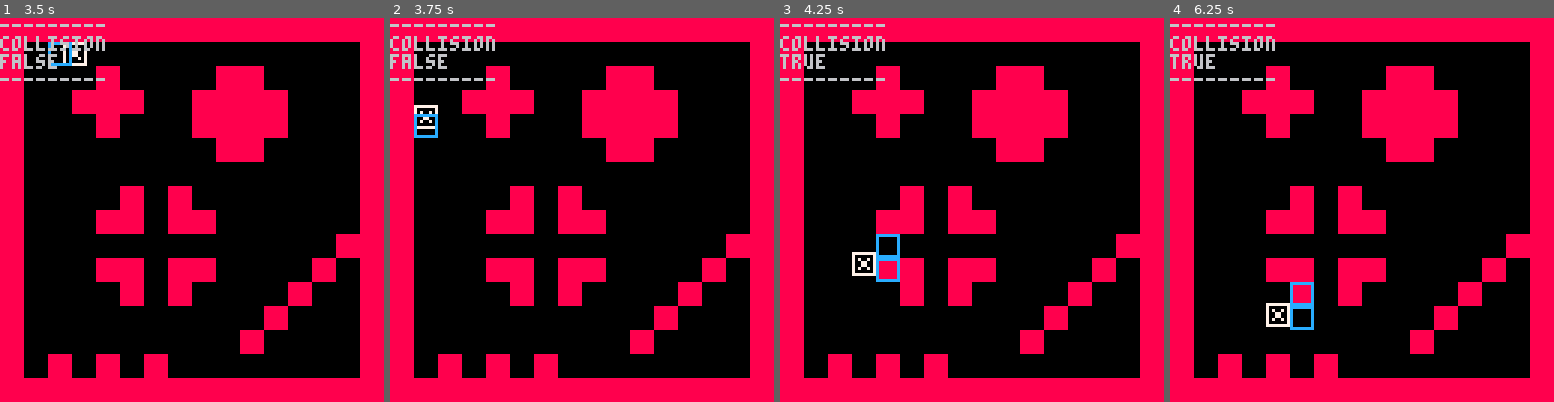
Above: before the commit, frames 1-4 (left to right).
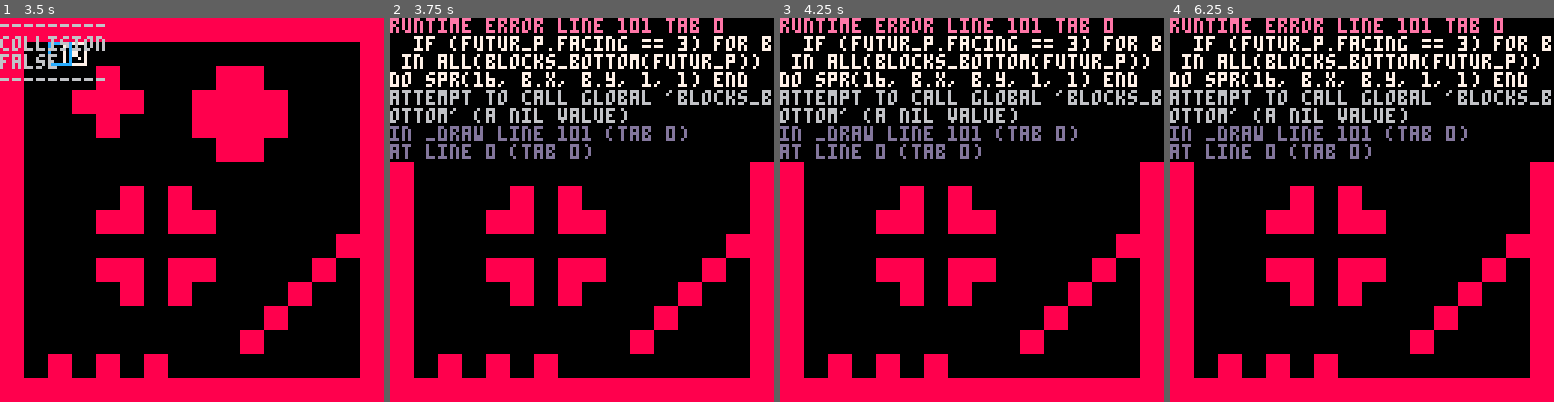
Above: after the commit, the same moments.

Repository: mRamiroGonzalez/pico8-block-collisions
Game: PICO-8 cartridge block_collisions.p8
The game is run twice, just before and just after one commit, with the same random seed, the same clock (stepped at 60 frames per second) and the same inputs.
Inputs:
- Up to frame 1 (3.5 s): hold Right 1.6-2.1 s; hold Up 2.15-2.42 s; hold Right 2.47-3.03 s; hold Left from 3.08 s (still down)
- Up to frame 2 (3.75 s): release Left at 3.58 s; hold Down from 3.63 s (still down)
- Up to frame 3 (4.25 s): release Down at 3.97 s; hold Right from 4.02 s (still down)
- Up to frame 4 (6.25 s): release Right at 4.68 s; hold Up 4.73-5.03 s; hold Left 5.08-5.68 s; hold Down 5.73-6.03 s; hold Right from 6.08 s (still down)

Frame 1 is identical in both runs. In frame 2, 23% of the frame differs, in the area x 0-100%, y 0-38%; in frame 3, 23%, in the area x 0-100%, y 0-69%; in frame 4, 23%.
Error after the commit: runtime error line 101 tab 0; if (futur_p.facing == 3) for b in all(blocks_bottom(futur_p)) do spr(16, b.x, b.y, 1, 1) end; attempt to call global 'blocks_bott…

Commit message:
change name

Diff:
--- a/block_collisions.p8
+++ b/block_collisions.p8
@@ -54,7 +54,7 @@
   return blocks
 end
 
-function blocks_bottom(e)
+function blocks_below(e)
   local blocks = {}
   add(blocks, block(e.x, e.y+e.h))
   if ((e.x % e.w) != 0) add (blocks,block(e.x + e.w, e.y + e.h))
@@ -67,7 +67,7 @@
   if (e.facing == 1) blocks = blocks_front(e)
   if (e.facing == 0) blocks = blocks_back(e)
   if (e.facing == 2) blocks = blocks_top(e)
-  if (e.facing == 3) blocks = blocks_bottom(e)
+  if (e.facing == 3) blocks = blocks_below(e)
   for b in all(blocks) do
     r1 = sp_to_rect(e)
     r2 = sp_to_rect(b)
